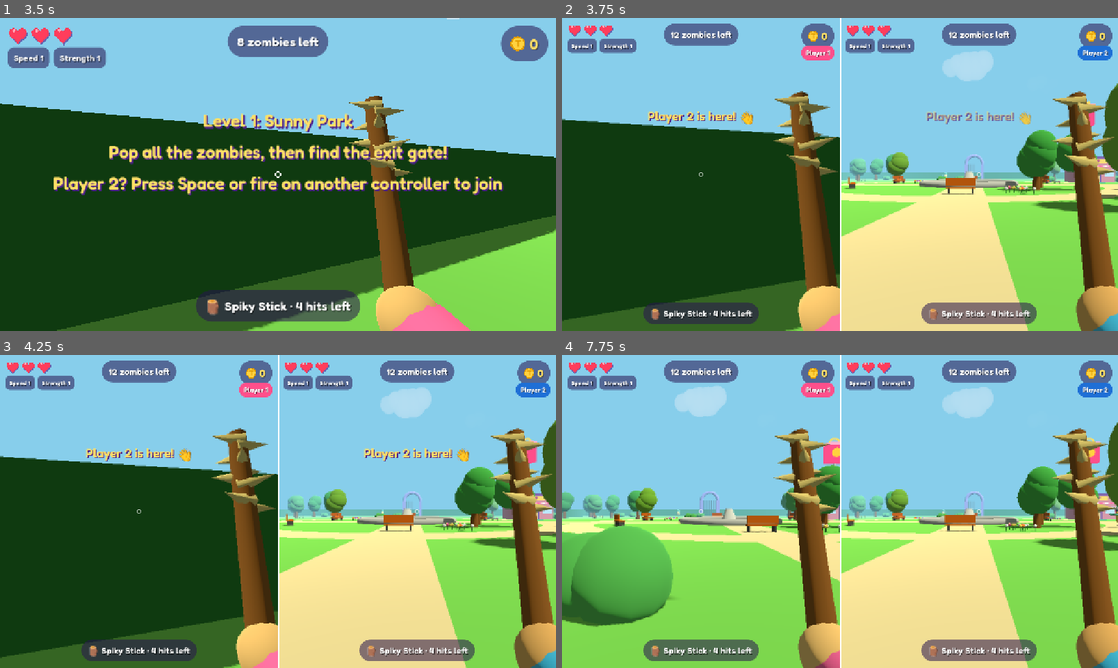
Above: before the commit, frames 1-4 (two rows, left to right).
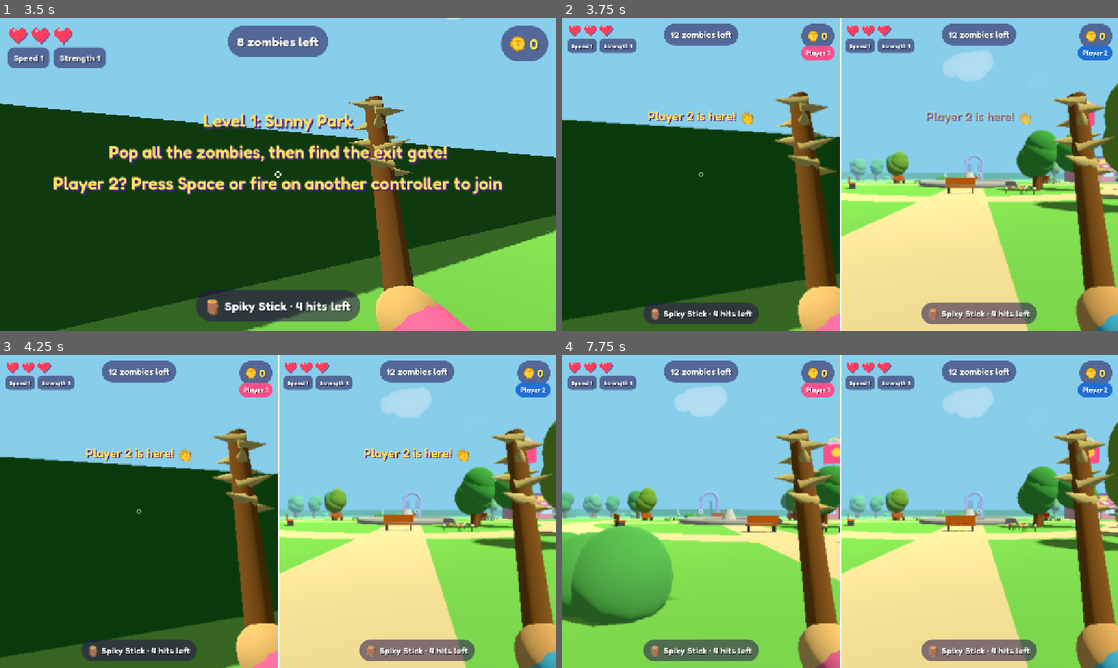
Above: after the commit, the same moments.

Repository: BennyWebb/zombie-tag
Game: Godot game, scene res://scenes/main.tscn
The game is run twice, just before and just after one commit, with the same random seed, the same clock (stepped at 60 frames per second) and the same inputs.
Inputs:
- Up to frame 1 (3.5 s): tap Enter at 0.5, 1.35 s; hold D 0.53-1.28 s; tap Space (p1_attack) at 0.6 s; hold S 1.28-2.03 s; hold D 2.03-2.78 s; tap Keypad Enter at 2.1 s; hold W from 2.78 s (still down); tap Shift at 2.85 s
- Up to frame 2 (3.75 s): release W at 3.53 s; hold A from 3.53 s (still down); tap 2 at 3.6 s
- Up to frame 3 (4.25 s): keep holding A
- Up to frame 4 (7.75 s): tap Space (p1_attack) at 4.25, 5.1 s; tap 2 at 4.35 s; tap Enter at 5, 6.6 s; release A at 5.03 s; hold S 5.03-5.78 s; hold D 5.78-6.53 s; tap Up (p2_walk_forward) at 5.85 s; hold W 6.53-7.28 s; hold D from 7.28 s (still down); tap Keypad Enter at 7.35 s

Frame 1 is identical in both runs. In frame 2, 1.6% of the frame differs, in the area x 0-100%, y 20-100%; in frame 3, 1.6%; in frame 4, 2.4%, in the area x 0-100%, y 21-100%.

Commit message:
Godot: draw each half at 75% resolution with two players
On the Shield, two players took 21.5 ms a frame while the game code and
drawing preparation only took about 15 ms, so the graphics chip was the
limit. Each half of the world is now drawn at 75% of the screen's
resolution (just over half as many dots) and stretched to fit. The HUD
stays sharp. It's one number, TWO_PLAYER_RESOLUTION in main.gd.

Co-Authored-By: Claude Opus 5.5 <noreply@anthropic.com>
Claude-Session: https://claude.ai/code/session_01LLQA4ZnRtB4LSabNngitDm

Diff:
--- a/godot/scripts/main.gd
+++ b/godot/scripts/main.gd
@@ -13,6 +13,10 @@
 
 const START_LEVEL := 1
 const HUD_ZOOM_TWO_PLAYERS := 0.7 # with two players, everything on the HUD shrinks to fit half the screen
+# with two players, each half of the world is drawn at this much of the screen's resolution and
+# stretched to fit, so the graphics chip has fewer dots to colour in (0.75 across and down is just
+# over half as many); the HUD on top stays sharp
+const TWO_PLAYER_RESOLUTION := 0.75
 # the sound a shot makes when it hits (swinging weapons go "bonk")
 const HIT_SOUNDS := { slime = "splat", bubble = "bloop", snowball = "poof", banana = "bonk" }
 
@@ -107,6 +111,7 @@
 	for hero in heroes:
 		var sub := SubViewport.new()
 		sub.msaa_3d = get_viewport().msaa_3d
+		sub.scaling_3d_scale = TWO_PLAYER_RESOLUTION
 		sub.render_target_update_mode = SubViewport.UPDATE_ALWAYS
 		add_child(sub) # (it draws the same world as the main screen)
 		hero.camera.reparent(sub)
